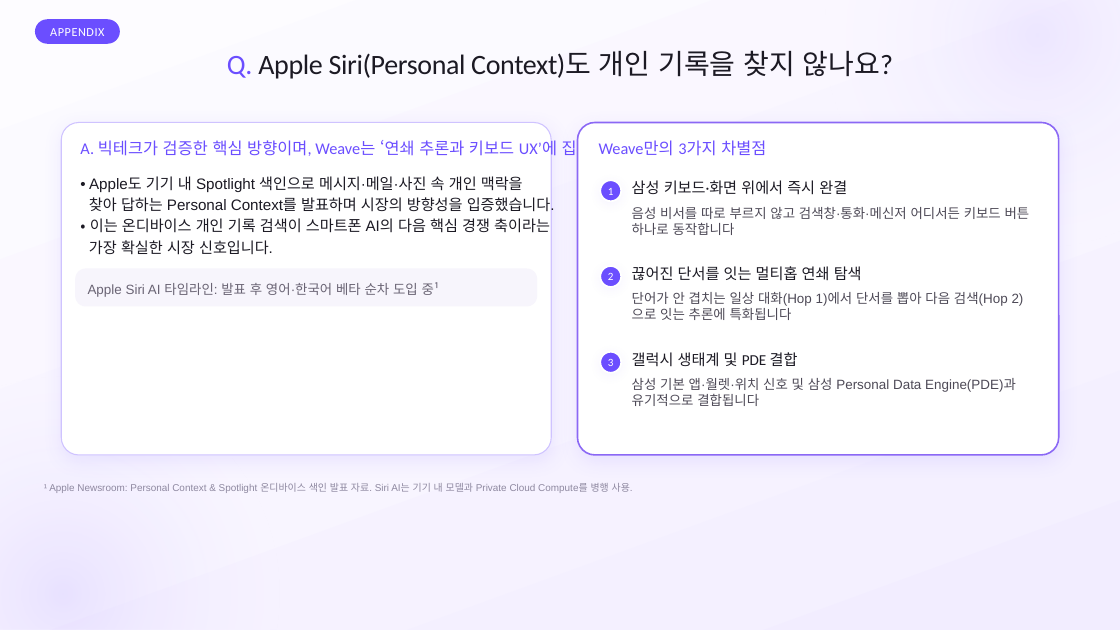
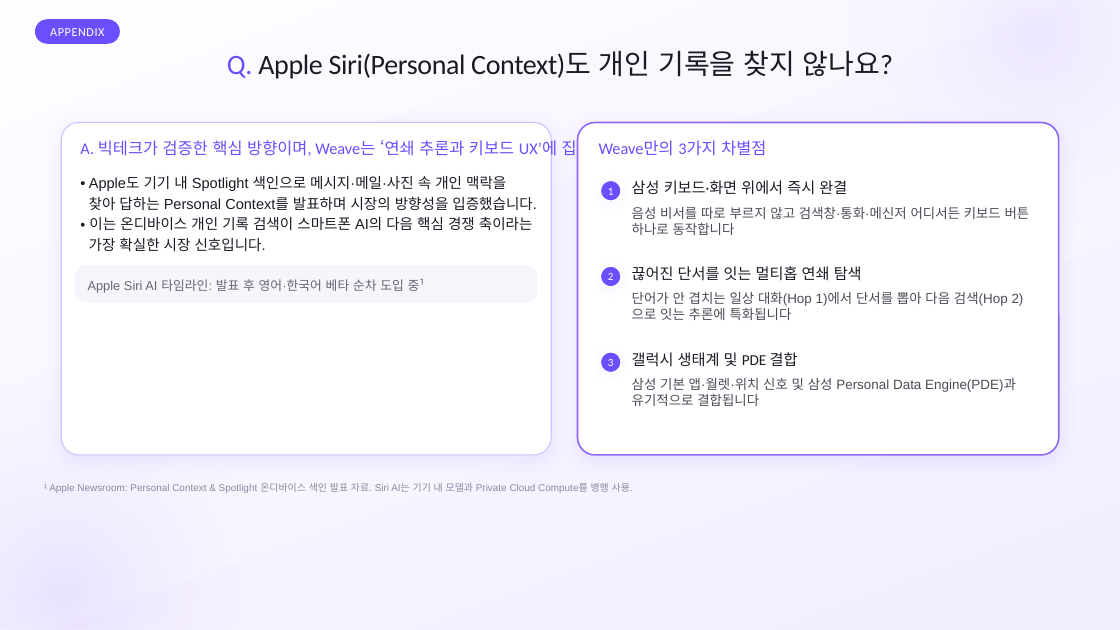
Before and after one commit to SB-Jo/t3, a slide deck: slide 26 of weave/결선준비/09_HowItWorks/HowItWorks_Argon.pptx (slide 27 before the commit). Drawn at 1120x630 pixels with LibreOffice and Linux fonts; fonts in the diff are those of the drawing. Boxes give left, top, right and bottom in pixels: in the first picture for what was removed or moved away, otherwise in the second. Text is boxed around its words. In the diff, an @@ line names an element or a change of style, - is before the commit and + after.

```diff
--- a/weave/결선준비/09_HowItWorks/HowItWorks_Argon.pptx
+++ b/weave/결선준비/09_HowItWorks/HowItWorks_Argon.pptx
@@ text "• Apple도 기기 내 Spotlight ..." at (x1=89, y1=176, x2=536, y2=251): size 13 to 12.5 pt; line spacing 18.1pt to 17.4pt @@
@@ rounded rectangle moved from (x1=76, y1=269, x2=538, y2=307) to (x1=76, y1=266, x2=538, y2=302) @@
@@ rounded rectangle at (x1=76, y1=266, x2=538, y2=302): proportions changed @@
@@ text "Apple Siri AI 타임라인: 발표 ..." at (x1=88, y1=279, x2=425, y2=293): size 11.5 to 11 pt; line spacing 16.1pt to 15.4pt @@
```
Also in this commit, not shown: 21 other slides changed, 1 slide removed, 3 other files.
